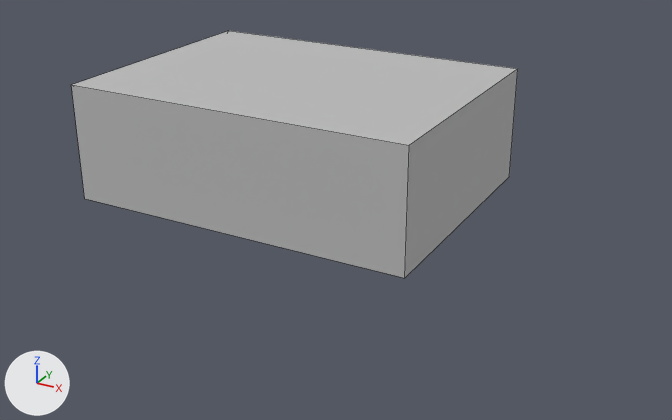
The OBJ model Assets/models/LevelArchitecture.obj as it was, and as the next commit left it.
Rendered twice from a 50 mm lens placed at (62.4, -68.0, 29.9), pointed at (26.0, -1.7, -3.2). Arrows for +X, +Y and +Z are at lower left; the lights stay in place. Mesh edges are drawn as thin lines. Where no turn or scale is listed for an object, it has been applied to the vertices.

Names of what the first picture shows: 'LevelArchitecture'.
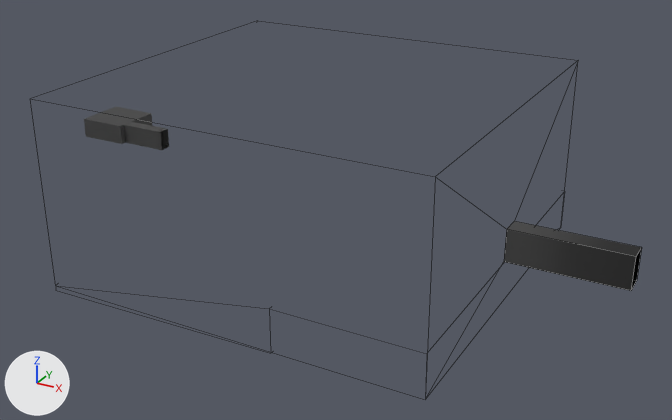
What differs and where, as boxes [x1, y1, x2, y2] in the pictures (672 x 420 px):
```json
{"object": "LevelArchitecture", "change": "reshaped", "before": [71, 31, 518, 278], "after": [31, 21, 642, 399], "on screen": "37% wider, 53% taller"}
```

The change, as JSON lines over the scene's bpy script:
```json
{"op": "add", "block": "mat_levelarchitecture_lambert2sg", "code": ["mat_levelarchitecture_lambert2sg = principled_material('LevelArchitecture_lambert2SG')", "mat_levelarchitecture_lambert2sg.base_color = (0.05, 0.05, 0.05)  # black #3f3f3f", "mat_levelarchitecture_lambert2sg.roughness = 0.696"]}
{"op": "add", "block": "mat_levelarchitecture_initialshadinggroup", "code": ["mat_levelarchitecture_initialshadinggroup = principled_material('LevelArchitecture_initialShadingGroup')", "mat_levelarchitecture_initialshadinggroup.base_color = (0.5, 0.5, 0.5)  # grey #bcbcbc", "mat_levelarchitecture_initialshadinggroup.roughness = 0.69", "mat_levelarchitecture_initialshadinggroup.alpha = 0.0"]}
{"block": "me_levelarchitecture", "where": "# used by ob_levelarchitecture; location = (0.0, 0.0, 0.0)"}
{"op": "remove", "block": "me_levelarchitecture", "code": "me_levelarchitecture.from_pydata(...)  # 24 vertices, 22 faces; spans x -2.4..37.7, y -12.7..10.1, z -1.9..8.3"}
{"op": "remove", "block": "me_levelarchitecture", "code": "me_levelarchitecture.materials.append(mat_lambert2sg)  # black #3f3f3f"}
{"op": "remove", "block": "me_levelarchitecture", "code": "me_levelarchitecture.materials.append(mat_initialshadinggroup)  # grey #bcbcbc"}
{"op": "add", "block": "me_levelarchitecture", "code": "me_levelarchitecture.from_pydata(...)  # 40 vertices, 38 faces; spans x -2.4..51.9, y -17.4..15.6, z -8.9..8.3"}
{"block": "me_levelarchitecture", "change": "me_levelarchitecture part 1"}
{"block": "me_levelarchitecture", "change": "6 vertices are removed from x 6.9..37.7, y -12.7..10.1, z -1.9..8.3"}
{"block": "me_levelarchitecture", "change": "8 faces are deleted"}
{"block": "me_levelarchitecture", "change": "2 vertices move from x 6.9, y -12.7..10.1, z 8.3 to x 6.9, y -17.3..15.5, z 8.3"}
{"block": "me_levelarchitecture", "change": "22 vertices are added at x 6.9..51.9, y -17.4..15.6, z -8.9..8.3"}
{"block": "me_levelarchitecture", "change": "20 new faces join them, mat_levelarchitecture_initialshadinggroup (grey #bcbcbc)"}
{"block": "me_levelarchitecture", "change": "4 new faces join them, mat_levelarchitecture_lambert2sg (black #3f3f3f)"}
{"op": "add", "block": "me_levelarchitecture", "code": "me_levelarchitecture.materials.append(mat_levelarchitecture_initialshadinggroup)  # grey #bcbcbc"}
{"op": "add", "block": "me_levelarchitecture", "code": "me_levelarchitecture.materials.append(mat_levelarchitecture_lambert2sg)  # black #3f3f3f"}
```
